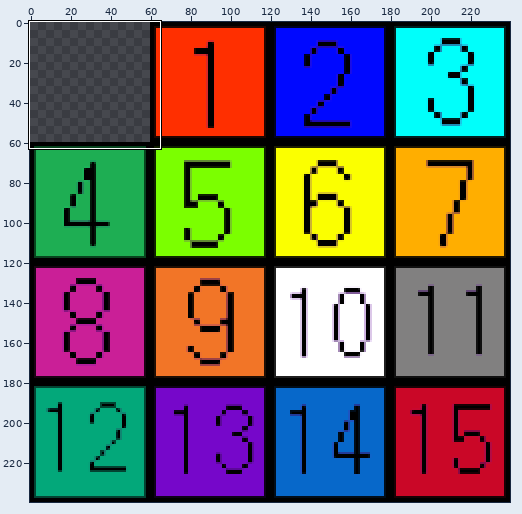
File history of a sprite sheet, Beat Gravity/Data/Images/stage.png. The picture above shows the old version from afar; the outline marks the close-up.
Close-up. The starting point:
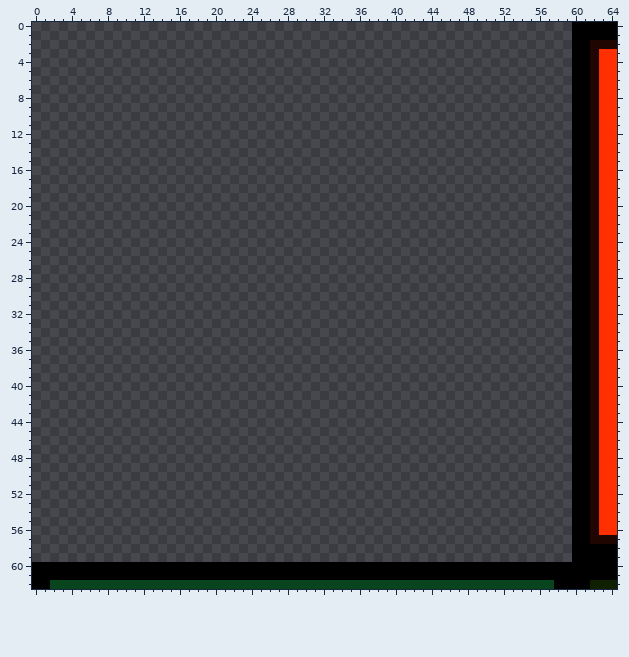
The file is 240x240 pixels. Colours within 5 levels of each other are drawn and written as one. Shown: x 0..64, y 0..62.
The result:
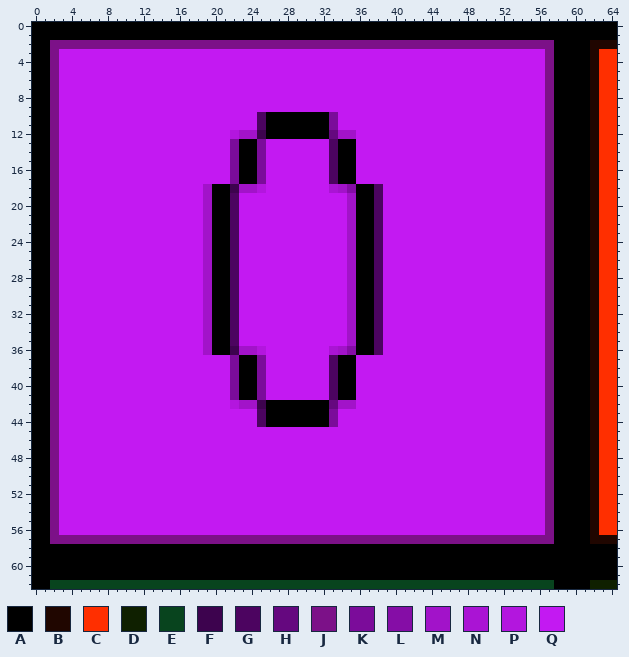
Palette (. is transparent): A #000000  B #200600  C #ff2f00  D #0f2000  E #08441e  F #3d034e  G #4c0460  H #65087f  J #7c1188  K #7b0c9a  L #850da6  M #a213c9  N #aa14d4  P #b316de  Q #c319f2
Difference:
Changed rows in their new state; - is an unchanged pixel.
first column x 0:
 0 AAAAAAAAAAAAAAAAAAAAAAAAAAAAAAAAAAAAAAAAAAAAAAAAAAAAAAAAAAAA
 1 AAAAAAAAAAAAAAAAAAAAAAAAAAAAAAAAAAAAAAAAAAAAAAAAAAAAAAAAAAAA
 2 AAJJJJJJJJJJJJJJJJJJJJJJJJJJJJJJJJJJJJJJJJJJJJJJJJJJJJJJJJAA
 3 AAJQQQQQQQQQQQQQQQQQQQQQQQQQQQQQQQQQQQQQQQQQQQQQQQQQQQQQQJAA
 4 AAJQQQQQQQQQQQQQQQQQQQQQQQQQQQQQQQQQQQQQQQQQQQQQQQQQQQQQQJAA
 5 AAJQQQQQQQQQQQQQQQQQQQQQQQQQQQQQQQQQQQQQQQQQQQQQQQQQQQQQQJAA
 6 AAJQQQQQQQQQQQQQQQQQQQQQQQQQQQQQQQQQQQQQQQQQQQQQQQQQQQQQQJAA
 7 AAJQQQQQQQQQQQQQQQQQQQQQQQQQQQQQQQQQQQQQQQQQQQQQQQQQQQQQQJAA
 8 AAJQQQQQQQQQQQQQQQQQQQQQQQQQQQQQQQQQQQQQQQQQQQQQQQQQQQQQQJAA
 9 AAJQQQQQQQQQQQQQQQQQQQQQQQQQQQQQQQQQQQQQQQQQQQQQQQQQQQQQQJAA
10 AAJQQQQQQQQQQQQQQQQQQQQQQGAAAAAAAKQQQQQQQQQQQQQQQQQQQQQQQJAA
11 AAJQQQQQQQQQQQQQQQQQQQQQQGAAAAAAAKQQQQQQQQQQQQQQQQQQQQQQQJAA
12 AAJQQQQQQQQQQQQQQQQQQQPMMFAAAAAAAHMMQQQQQQQQQQQQQQQQQQQQQJAA
13 AAJQQQQQQQQQQQQQQQQQQQKAAKQQQQQQQGAAQQQQQQQQQQQQQQQQQQQQQJAA
14 AAJQQQQQQQQQQQQQQQQQQQKAAKQQQQQQQGAAQQQQQQQQQQQQQQQQQQQQQJAA
15 AAJQQQQQQQQQQQQQQQQQQQKAAKQQQQQQQGAAQQQQQQQQQQQQQQQQQQQQQJAA
16 AAJQQQQQQQQQQQQQQQQQQQKAAKQQQQQQQGAAQQQQQQQQQQQQQQQQQQQQQJAA
17 AAJQQQQQQQQQQQQQQQQQQQKAAKQQQQQQQGAAQQQQQQQQQQQQQQQQQQQQQJAA
18 AAJQQQQQQQQQQQQQQQQMAAFMMPQQQQQQQNMLAAGQQQQQQQQQQQQQQQQQQJAA
19 AAJQQQQQQQQQQQQQQQQMAAGQQQQQQQQQQQQMAAGQQQQQQQQQQQQQQQQQQJAA
20 AAJQQQQQQQQQQQQQQQQMAAGQQQQQQQQQQQQMAAGQQQQQQQQQQQQQQQQQQJAA
21 AAJQQQQQQQQQQQQQQQQMAAGQQQQQQQQQQQQMAAGQQQQQQQQQQQQQQQQQQJAA
22 AAJQQQQQQQQQQQQQQQQMAAGQQQQQQQQQQQQMAAGQQQQQQQQQQQQQQQQQQJAA
23 AAJQQQQQQQQQQQQQQQQMAAGQQQQQQQQQQQQMAAGQQQQQQQQQQQQQQQQQQJAA
24 AAJQQQQQQQQQQQQQQQQMAAGQQQQQQQQQQQQMAAGQQQQQQQQQQQQQQQQQQJAA
25 AAJQQQQQQQQQQQQQQQQMAAGQQQQQQQQQQQQMAAGQQQQQQQQQQQQQQQQQQJAA
26 AAJQQQQQQQQQQQQQQQQMAAGQQQQQQQQQQQQMAAGQQQQQQQQQQQQQQQQQQJAA
27 AAJQQQQQQQQQQQQQQQQMAAGQQQQQQQQQQQQMAAGQQQQQQQQQQQQQQQQQQJAA
28 AAJQQQQQQQQQQQQQQQQMAAGQQQQQQQQQQQQMAAGQQQQQQQQQQQQQQQQQQJAA
29 AAJQQQQQQQQQQQQQQQQMAAGQQQQQQQQQQQQMAAGQQQQQQQQQQQQQQQQQQJAA
30 AAJQQQQQQQQQQQQQQQQMAAGQQQQQQQQQQQQMAAGQQQQQQQQQQQQQQQQQQJAA
31 AAJQQQQQQQQQQQQQQQQMAAGQQQQQQQQQQQQMAAGQQQQQQQQQQQQQQQQQQJAA
32 AAJQQQQQQQQQQQQQQQQMAAGQQQQQQQQQQQQMAAGQQQQQQQQQQQQQQQQQQJAA
33 AAJQQQQQQQQQQQQQQQQMAAGQQQQQQQQQQQQMAAGQQQQQQQQQQQQQQQQQQJAA
34 AAJQQQQQQQQQQQQQQQQMAAGQQQQQQQQQQQQMAAGQQQQQQQQQQQQQQQQQQJAA
35 AAJQQQQQQQQQQQQQQQQMAAGQQQQQQQQQQQQMAAGQQQQQQQQQQQQQQQQQQJAA
36 AAJQQQQQQQQQQQQQQQQMAAFMMPQQQQQQQNMLAAGQQQQQQQQQQQQQQQQQQJAA
37 AAJQQQQQQQQQQQQQQQQQQQKAAKQQQQQQQGAAQQQQQQQQQQQQQQQQQQQQQJAA
38 AAJQQQQQQQQQQQQQQQQQQQKAAKQQQQQQQGAAQQQQQQQQQQQQQQQQQQQQQJAA
39 AAJQQQQQQQQQQQQQQQQQQQKAAKQQQQQQQGAAQQQQQQQQQQQQQQQQQQQQQJAA
40 AAJQQQQQQQQQQQQQQQQQQQKAAKQQQQQQQGAAQQQQQQQQQQQQQQQQQQQQQJAA
41 AAJQQQQQQQQQQQQQQQQQQQKAAKQQQQQQQGAAQQQQQQQQQQQQQQQQQQQQQJAA
42 AAJQQQQQQQQQQQQQQQQQQQPMMFAAAAAAAHMMQQQQQQQQQQQQQQQQQQQQQJAA
43 AAJQQQQQQQQQQQQQQQQQQQQQQGAAAAAAAKQQQQQQQQQQQQQQQQQQQQQQQJAA
44 AAJQQQQQQQQQQQQQQQQQQQQQQGAAAAAAAKQQQQQQQQQQQQQQQQQQQQQQQJAA
45 AAJQQQQQQQQQQQQQQQQQQQQQQQQQQQQQQQQQQQQQQQQQQQQQQQQQQQQQQJAA
46 AAJQQQQQQQQQQQQQQQQQQQQQQQQQQQQQQQQQQQQQQQQQQQQQQQQQQQQQQJAA
47 AAJQQQQQQQQQQQQQQQQQQQQQQQQQQQQQQQQQQQQQQQQQQQQQQQQQQQQQQJAA
48 AAJQQQQQQQQQQQQQQQQQQQQQQQQQQQQQQQQQQQQQQQQQQQQQQQQQQQQQQJAA
49 AAJQQQQQQQQQQQQQQQQQQQQQQQQQQQQQQQQQQQQQQQQQQQQQQQQQQQQQQJAA
50 AAJQQQQQQQQQQQQQQQQQQQQQQQQQQQQQQQQQQQQQQQQQQQQQQQQQQQQQQJAA
51 AAJQQQQQQQQQQQQQQQQQQQQQQQQQQQQQQQQQQQQQQQQQQQQQQQQQQQQQQJAA
52 AAJQQQQQQQQQQQQQQQQQQQQQQQQQQQQQQQQQQQQQQQQQQQQQQQQQQQQQQJAA
53 AAJQQQQQQQQQQQQQQQQQQQQQQQQQQQQQQQQQQQQQQQQQQQQQQQQQQQQQQJAA
54 AAJQQQQQQQQQQQQQQQQQQQQQQQQQQQQQQQQQQQQQQQQQQQQQQQQQQQQQQJAA
55 AAJQQQQQQQQQQQQQQQQQQQQQQQQQQQQQQQQQQQQQQQQQQQQQQQQQQQQQQJAA
56 AAJQQQQQQQQQQQQQQQQQQQQQQQQQQQQQQQQQQQQQQQQQQQQQQQQQQQQQQJAA
57 AAJJJJJJJJJJJJJJJJJJJJJJJJJJJJJJJJJJJJJJJJJJJJJJJJJJJJJJJJAA
58 AAAAAAAAAAAAAAAAAAAAAAAAAAAAAAAAAAAAAAAAAAAAAAAAAAAAAAAAAAAA
59 AAAAAAAAAAAAAAAAAAAAAAAAAAAAAAAAAAAAAAAAAAAAAAAAAAAAAAAAAAAA
Boxes around the changes in both close-ups, in picture pixels (x1, y1, x2, y2):
added: (32, 22, 572, 562)
